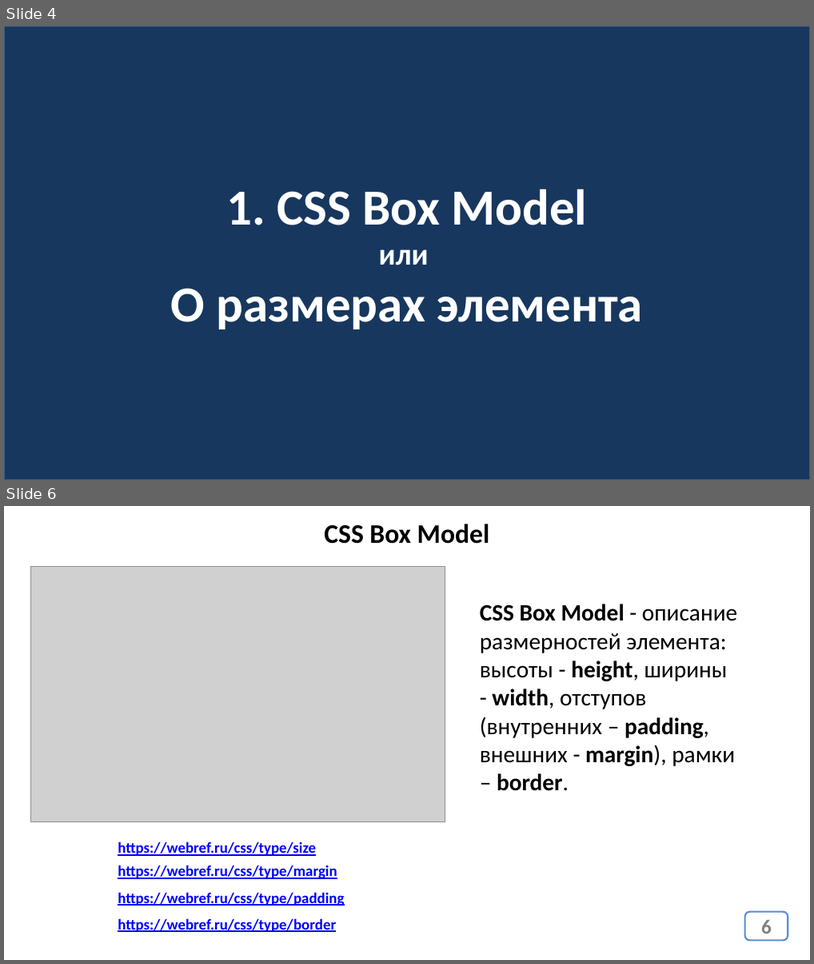
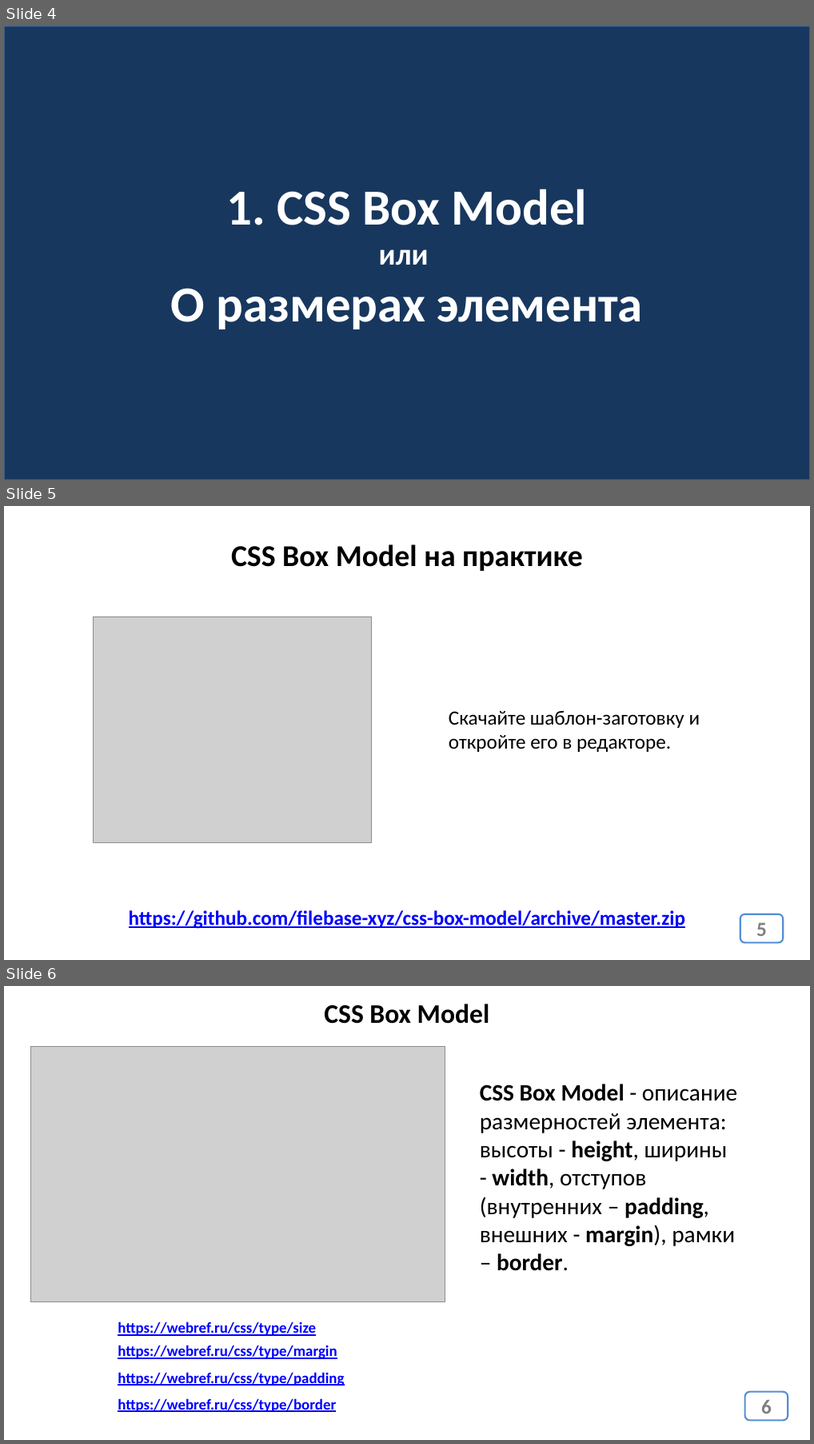
Before and after one commit to web37-ortdnipro/lesson04, a slide deck: lesson04.pptx. Shown one above the other, each under a label of ours: slides 4 and 6 before the commit, slides 4, 5 and 6 after it; the slides between them are not shown. The pictures are 814x964 and 814x1444 pixels, drawn with LibreOffice and Linux fonts; fonts in the diff are those of the drawing; grey boxes stand for pictures. Boxes give left, top, right and bottom in pixels: in the first picture for what was removed or moved away, otherwise in the second. Text is boxed around its words. In the diff, an @@ line names an element or a change of style, - is before the commit and + after.

```diff
--- a/lesson04.pptx
+++ b/lesson04.pptx
@@ slide 5 added at [4,506,810,960], background #FFFFFF @@
@@ text added at [231,544,583,571], 36 pt, text #000000, bold @@
+CSS Box Model на практике
@@ picture added at [93,616,372,842] @@
@@ text added at [449,711,701,752], 24 pt, text #000000 @@
+Скачайте шаблон-заготовку и откройте его в редакторе.
@@ text added at [129,910,686,928], 24 pt, text #0000FF, bold, underline @@
+https://github.com/filebase-xyz/css-box-model/archive/master.zip
@@ page number added at [741,914,784,942], fill #FFFFFF, outline #558ED5 2 pt, 24 pt, text #808080, bold @@
+5
```
Also in this commit, not shown: 1 slide removed, 1 other file.
